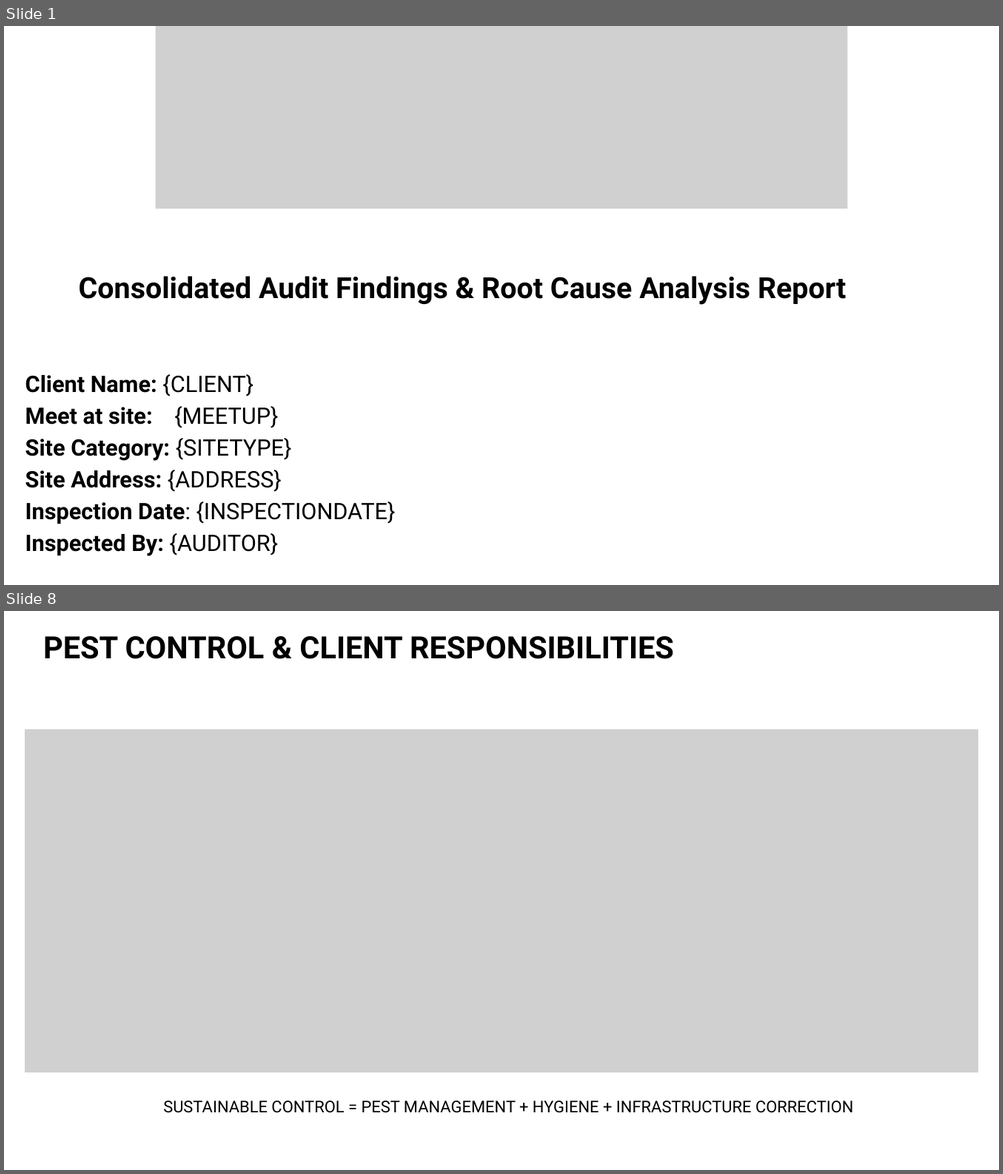
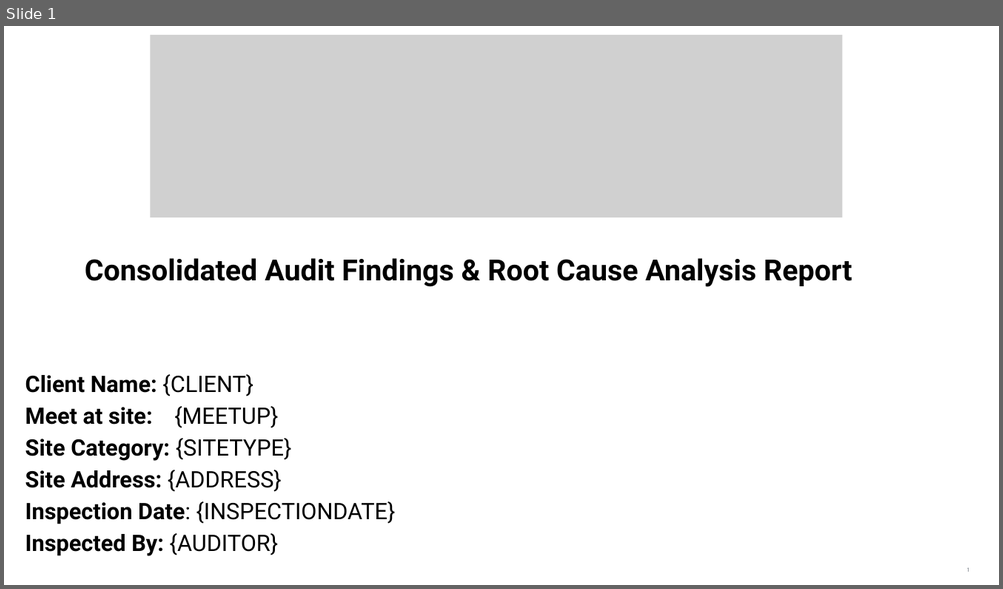
Before and after one commit to epcorn/Pestxz, a slide deck: tmp/client.pptx. Shown one above the other, each under a label of ours: slides 1 and 8 before the commit, slide 1 after it; the slides between them are not shown. The pictures are 1003x1174 and 1003x589 pixels, drawn with LibreOffice and Linux fonts; fonts in the diff are those of the drawing; grey boxes stand for pictures. Boxes give left, top, right and bottom in pixels: in the first picture for what was removed or moved away, otherwise in the second. Text is boxed around its words. In the diff, an @@ line names an element or a change of style, - is before the commit and + after.

```diff
--- a/tmp/client.pptx
+++ b/tmp/client.pptx
@@ slide 8 removed at [4,611,999,1170], background #FFFFFF @@
@@ text removed at [43,636,674,659] @@
-PEST CONTROL & CLIENT RESPONSIBILITIES
@@ picture removed at [25,729,978,1073] @@
@@ text removed at [163,1101,854,1113] @@
-SUSTAINABLE CONTROL = PEST MANAGEMENT + HYGIENE + INFRASTRUCTURE CORRECTION
@@ slide 1 changed as well @@
@@ picture: place and size @@
-picture at [155,26,847,209]
+picture at [151,35,842,218]
@@ text "Consolidated Audit Findings & Root ...": place and size @@
-text "Consolidated Audit Findings & Root ..." at [79,276,845,305]
+text "Consolidated Audit Findings & Root ..." at [85,258,851,287]
```
Also in this commit, not shown: 3 other slides changed, 11 slides added, 10 other slides removed, 3 other files.
